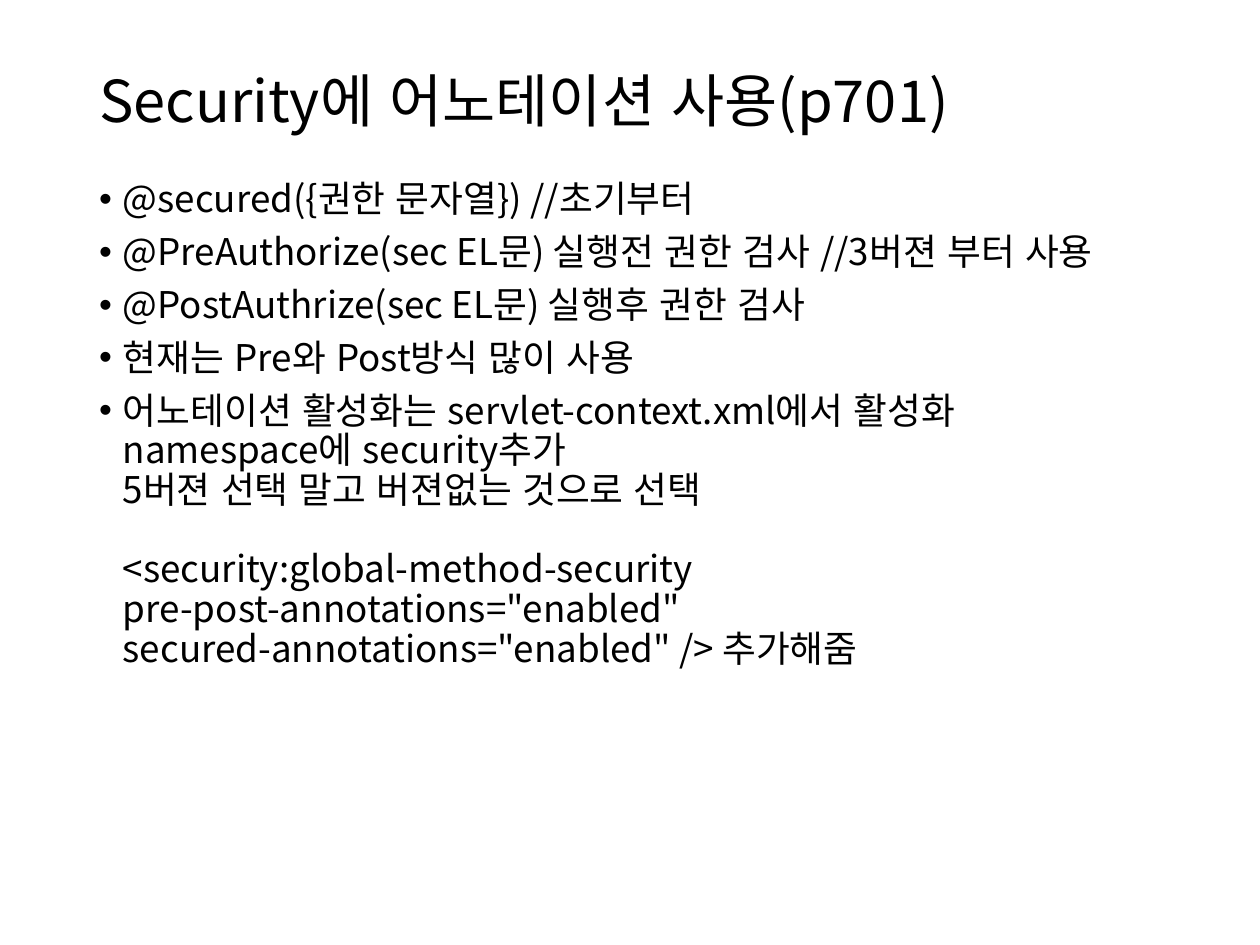
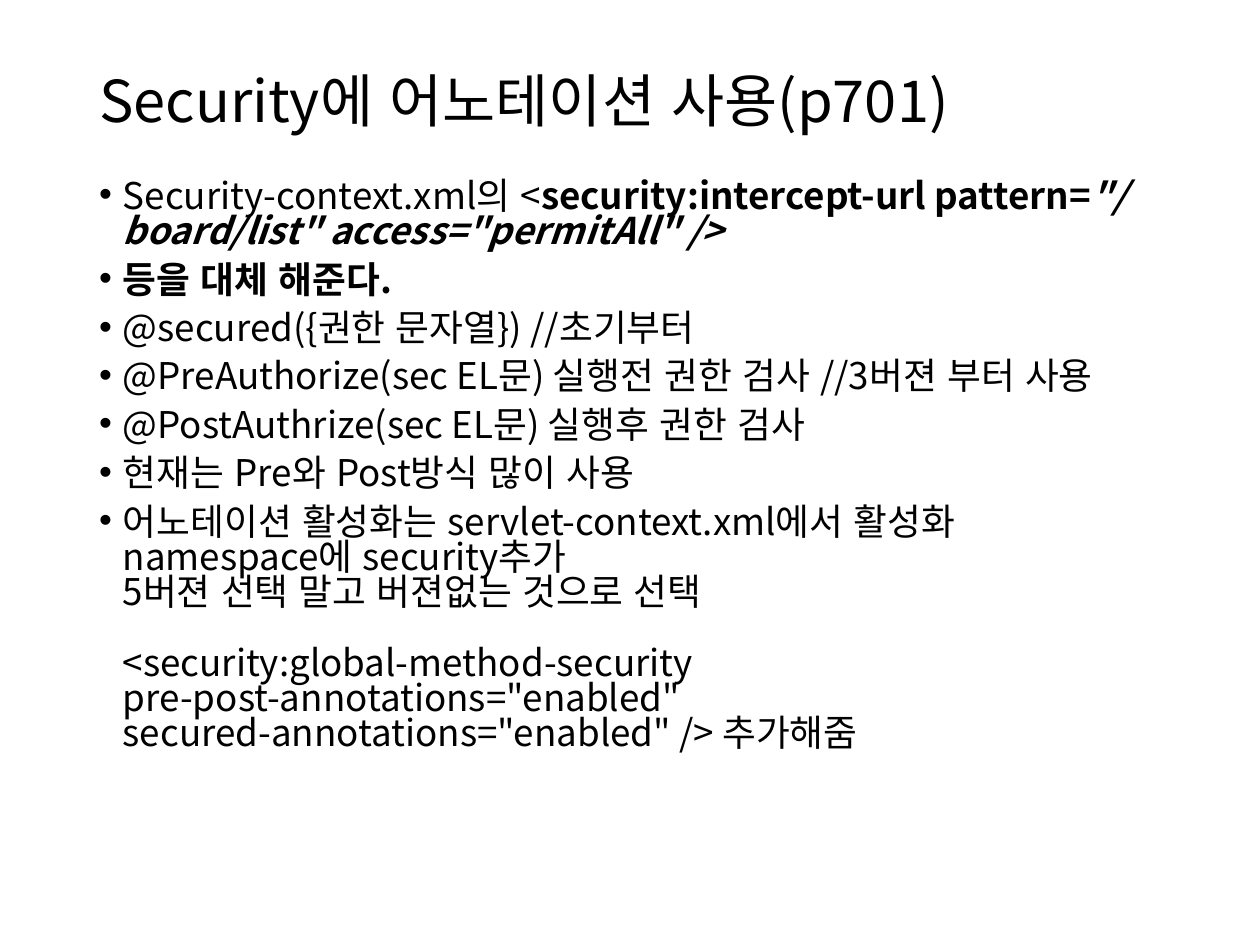
Before and after one commit to itrecipe/Web_Study_ez, a slide deck: slide 57 of spring - 학습자료/코드로 배우는 스프링 웹 프로젝트 (개정판) 학습자료/PART7.pptx. Drawn at 1260x945 pixels with LibreOffice and Linux fonts; fonts in the diff are those of the drawing. Boxes give left, top, right and bottom in pixels: in the first picture for what was removed or moved away, otherwise in the second. Text is boxed around its words. In the diff, an @@ line names an element or a change of style, - is before the commit and + after.

```diff
--- a/spring - 학습자료/코드로 배우는 스프링 웹 프로젝트 (개정판) 학습자료/PART7.pptx
+++ b/spring - 학습자료/코드로 배우는 스프링 웹 프로젝트 (개정판) 학습자료/PART7.pptx
@@ text at [123, 178, 1091, 297]: paragraphs added @@
+• Security-context.xml의 <security:intercept-url pattern="/board/list" access="permitAll" />
+• 등을 대체 해준다.
@@ text at [123, 310, 1093, 749]: line spacing 0.9 to 0.8 @@
```
Also in this commit, not shown: 1 other slide changed.
